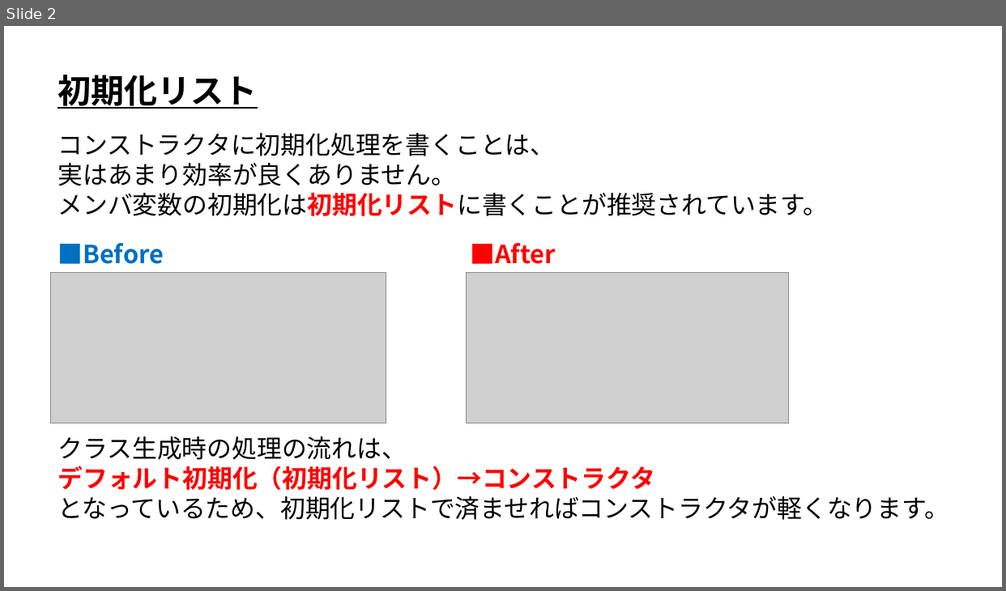
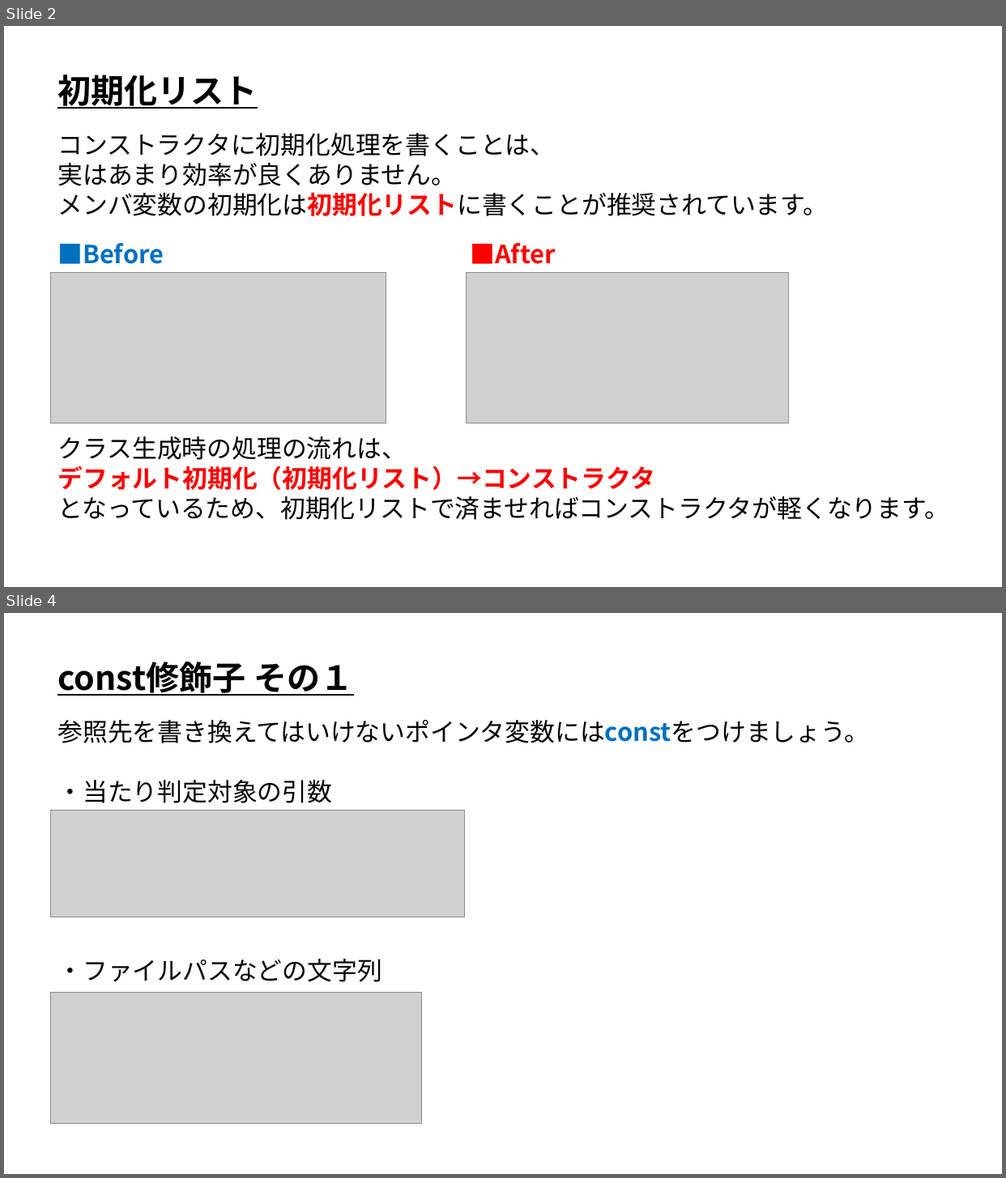
Before and after one commit to ArakiYusuke-Ohara/Textbook, a slide deck: ゲーム科2年/01_後期/キャリアデザインⅢ/コードの質を上げる.pptx. Shown one above the other, each under a label of ours: slide 2 before the commit, slides 2 and 4 after it; the slides between them are not shown. The pictures are 1006x591 and 1006x1178 pixels, drawn with LibreOffice and Linux fonts; fonts in the diff are those of the drawing; grey boxes stand for pictures. Boxes give left, top, right and bottom in pixels: in the first picture for what was removed or moved away, otherwise in the second. Text is boxed around its words. In the diff, an @@ line names an element or a change of style, - is before the commit and + after.

Commit message:
リファクタリング資料作成

```diff
--- a/ゲーム科2年/01_後期/キャリアデザインⅢ/コードの質を上げる.pptx
+++ b/ゲーム科2年/01_後期/キャリアデザインⅢ/コードの質を上げる.pptx
@@ slide 4 added at (x1=4, y1=613, x2=1002, y2=1174), background #FFFFFF @@
@@ text added at (x1=57, y1=662, x2=353, y2=696), 32 pt, text #000000, bold, underline @@
+const修飾子 その１
@@ text added at (x1=57, y1=720, x2=869, y2=982), 24 pt, text #000000 @@
+参照先を書き換えてはいけないポインタ変数にはconstをつけましょう。
+・当たり判定対象の引数
+・ファイルパスなどの文字列
@@ picture added at (x1=50, y1=811, x2=464, y2=917) @@
@@ picture added at (x1=50, y1=993, x2=422, y2=1124) @@
```
Also in this commit, not shown: 1 slide changed, 4 other slides added.
